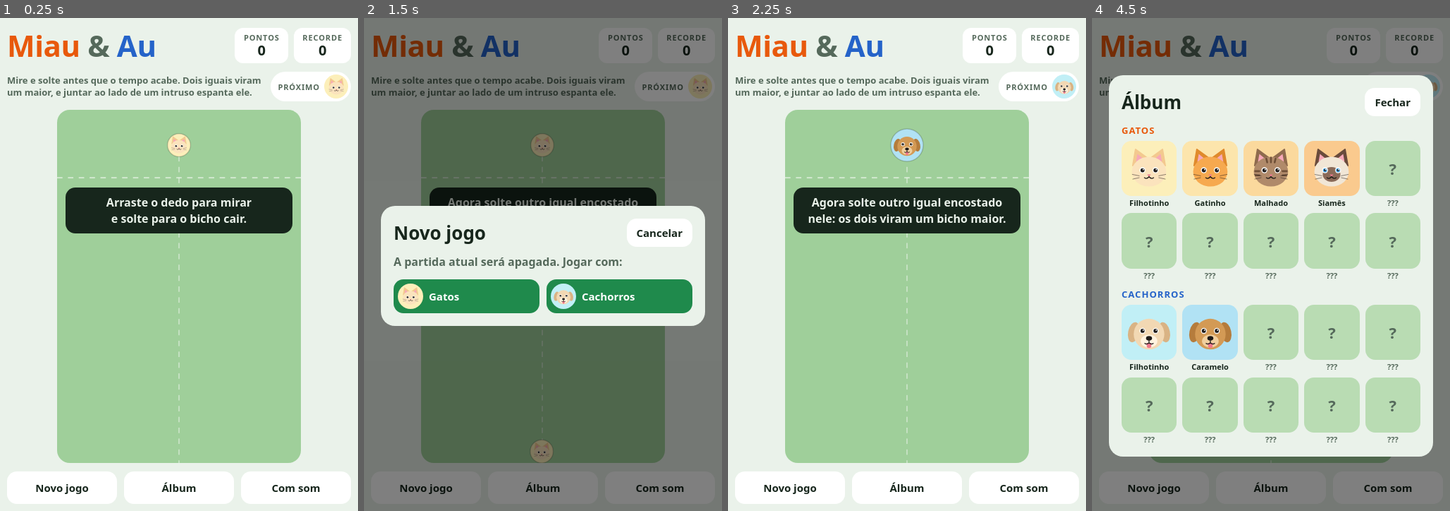
Above: before the commit, frames 1-4 (left to right).
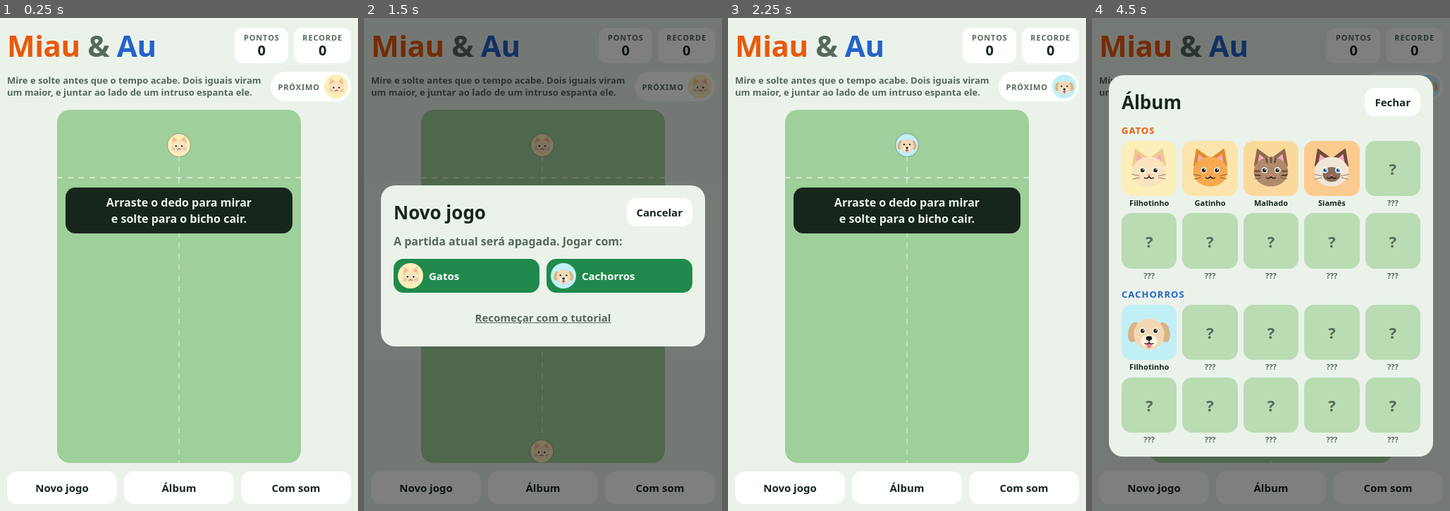
Above: after the commit, the same moments.

Repository: lsantoss00/gamenew
Game: browser game, page index.html
Two runs of this game, one before a commit and one after it. Both use one fixed random seed, a clock stepped at 60 frames per second and the inputs below.
Inputs (mouse positions are in pixels of both pictures, inside the frame that each line leads up to):
- Up to frame 1 (0.25 s): no input
- Up to frame 2 (1.5 s): click (543, 284) at 0.27 s; click "Novo jogo" at 1.27 s
- Up to frame 3 (2.25 s): click "Cachorros" at 2.02 s
- Up to frame 4 (4.5 s): click "Com som" at 2.77 s; click "Sem som" at 3.52 s; click "Álbum" at 4.27 s

Frame 1 is identical in both runs. In frame 2, 16% of the frame differs, in the area x 4-96%, y 33-67%; in frame 3, 1.5%; in frame 4, 1.8%.

Commit message:
Fix tutorial being skipped after a finished game; add replay
Opening the page with a finished game saved marked the tutorial as
done before any tip was shown. A lost game now only hides the current
tip, and the intro tips restart with the next game. The new-game dialog
gains an option to restart with the tutorial.

Co-Authored-By: Claude Fable 5.2 <noreply@anthropic.com>
Claude-Session: https://claude.ai/code/session_01VX41EpWYoi3JpyjjHsbKXW

Diff:
--- a/css/style.css
+++ b/css/style.css
@@ -115,6 +115,7 @@
   background: var(--panel); color: var(--fg);
   font: 700 15px/1.2 var(--body);
 }
+button.link { width: 100%; margin-top: 12px; background: none; color: var(--muted); text-decoration: underline; }
 button.primary { background: var(--accent); color: var(--on-accent); }
 .overlay button { flex: none; }
 button:focus-visible, canvas:focus-visible { outline: 3px solid var(--accent); outline-offset: 2px; }
--- a/index.html
+++ b/index.html
@@ -66,6 +66,7 @@
     <button class="primary" type="button" data-kind="cat">Gatos</button>
     <button class="primary" type="button" data-kind="dog">Cachorros</button>
   </div>
+  <button class="link" id="replay" type="button">Recomeçar com o tutorial</button>
 </dialog>
 
 <script type="module" src="js/main.js"></script>
--- a/js/main.js
+++ b/js/main.js
@@ -232,7 +232,8 @@
 };
 // Quanto tempo cada dica fica na tela; as sem tempo esperam o jogador agir.
 const TIP_SECONDS = { clock: 6, rival: 12, combo: 5 };
-let tutorial = store.get('miau.tutorial', false) ? null : { step: '', t: 0, seen: new Set() };
+const newTutorial = () => ({ step: '', t: 0, seen: new Set() });
+let tutorial = store.get('miau.tutorialDone', false) ? null : newTutorial();
 
 function tip(step) {
   if (!tutorial || tutorial.seen.has(step)) return; // cada dica aparece uma vez só
@@ -247,7 +248,18 @@
   if (!tutorial) return;
   tutorial = null;
   $('coach').hidden = true;
-  store.set('miau.tutorial', true);
+  store.set('miau.tutorialDone', true);
+}
+
+// Começo (ou recomeço) das duas primeiras dicas, enquanto a primeira junção não aconteceu.
+function introTip() {
+  if (!tutorial || tutorial.seen.has('clock') || state.over) return;
+  tutorial.seen.delete('aim');
+  tutorial.seen.delete('merge');
+  if (state.drops === 0) state.current = 1;
+  state.next = 1;
+  state.aim = clampAim(state.current, state.aim);
+  tip('aim');
 }
 
 // Nas duas primeiras dicas o relógio fica parado e só caem filhotes,
@@ -258,7 +270,7 @@
   if (!tutorial) return;
   tutorial.t += elapsed;
   if (state.over) {
-    endTutorial();
+    $('coach').hidden = true; // as dicas que faltam ficam para a próxima partida
   } else if (tutorial.t > TIP_SECONDS[tutorial.step]) {
     if (tutorial.step === 'combo') endTutorial();
     else $('coach').hidden = true; // segue esperando o próximo acontecimento
@@ -348,6 +360,7 @@
   effects = [];
   active = false;
   $('over').hidden = true;
+  introTip();
   unlock(Math.max(state.current, state.next), false);
   save();
 }
@@ -404,6 +417,12 @@
 }
 $('new').addEventListener('click', () => $('chooser').showModal());
 $('chooser-close').addEventListener('click', () => $('chooser').close());
+$('replay').addEventListener('click', () => {
+  $('chooser').close();
+  tutorial = newTutorial();
+  store.set('miau.tutorialDone', false);
+  newGame(state.kind);
+});
 $('album-btn').addEventListener('click', () => {
   renderAlbum();
   $('album').showModal();
@@ -427,11 +446,7 @@
 });
 
 unlock(Math.max(state.current, state.next, ...state.bodies.map((b) => b.level)), false);
-if (tutorial) {
-  if (state.drops === 0) state.current = 1;
-  state.next = 1;
-  tip('aim');
-}
+introTip();
 state.aim = clampAim(state.current, state.aim);
 resize();
 requestAnimationFrame(frame);
